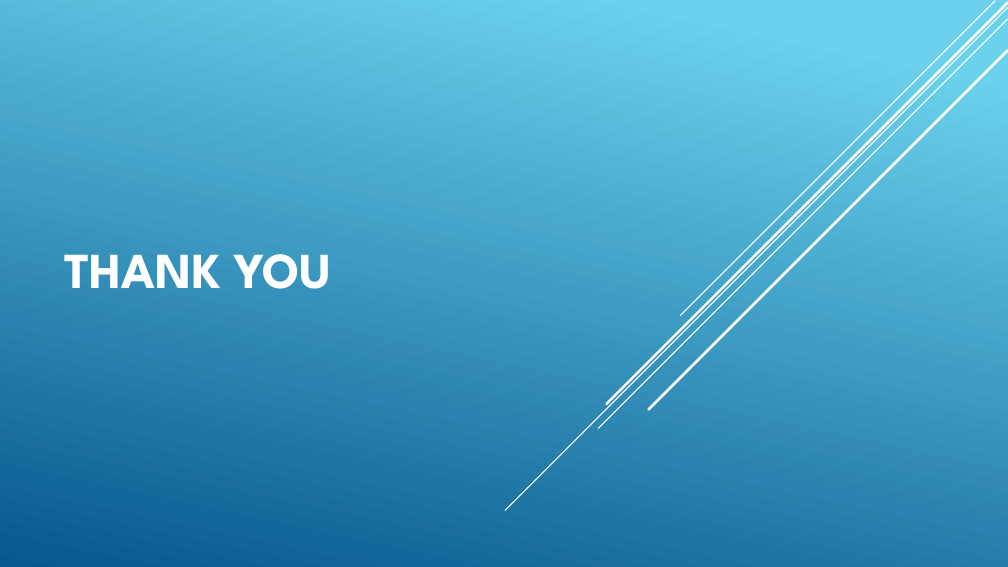
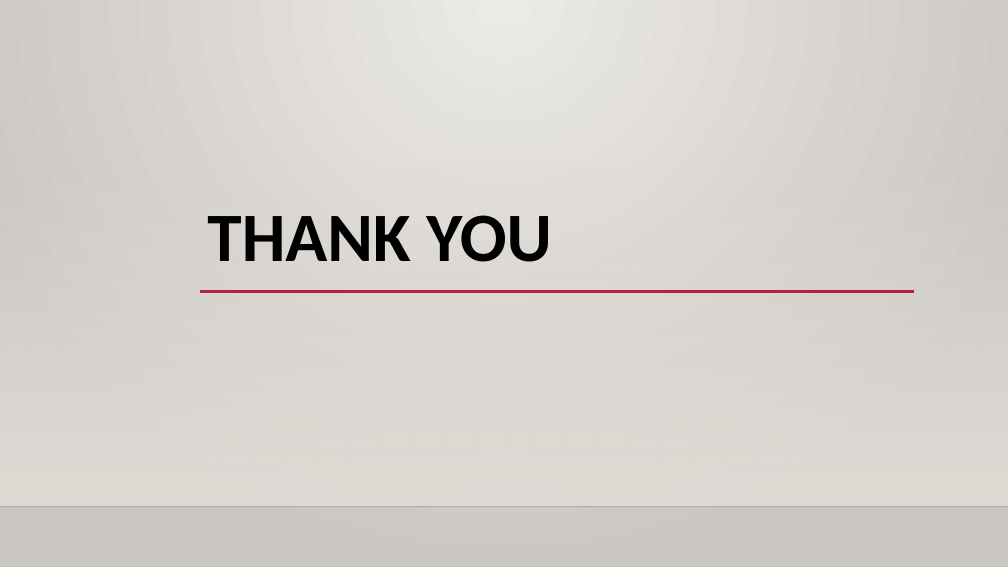
Before and after one commit to RK-Karthik14/EduNavaigate-Mysql, a slide deck: slide 11 of Document.pptx (slide 9 before the commit). Drawn at 1008x567 pixels with LibreOffice and Linux fonts; fonts in the diff are those of the drawing; background and template pictures are left out. Boxes give left, top, right and bottom in pixels: in the first picture for what was removed or moved away, otherwise in the second. Text is boxed around its words. In the diff, an @@ line names an element or a change of style, - is before the commit and + after.

```diff
--- a/Document.pptx
+++ b/Document.pptx
@@ background gradient #6ED2EB to #06588E to gradient #ECEAE7 to #CAC7C1 @@
@@ line removed from (1008, 8) to (505, 510) @@
@@ line removed from (1008, 19) to (598, 429) @@
@@ line removed from (1008, 3) to (606, 404) @@
@@ line removed from (995, 1) to (681, 316) @@
@@ line removed from (1008, 51) to (649, 410) @@
@@ title "THANK YOU" moved from (x1=64, y1=254, x2=332, y2=289) to (x1=207, y1=215, x2=551, y2=262) @@
@@ title "THANK YOU" at (x1=207, y1=215, x2=551, y2=262): size 48 to 66 pt, font League Spartan to Calibri, text colour #FFFFFF to #000000; line spacing 1 to 0.9 @@
@@ rectangle added at (x1=0, y1=167, x2=1008, y2=507), fill gradient #DFDBD5 @@
@@ line added from (200, 292) to (914, 292), #B71E42 2.5 pt @@
@@ line added from (0, 507) to (1008, 507), #000001 1 pt @@
```
Also in this commit, not shown: 8 other slides changed, 2 slides added.
